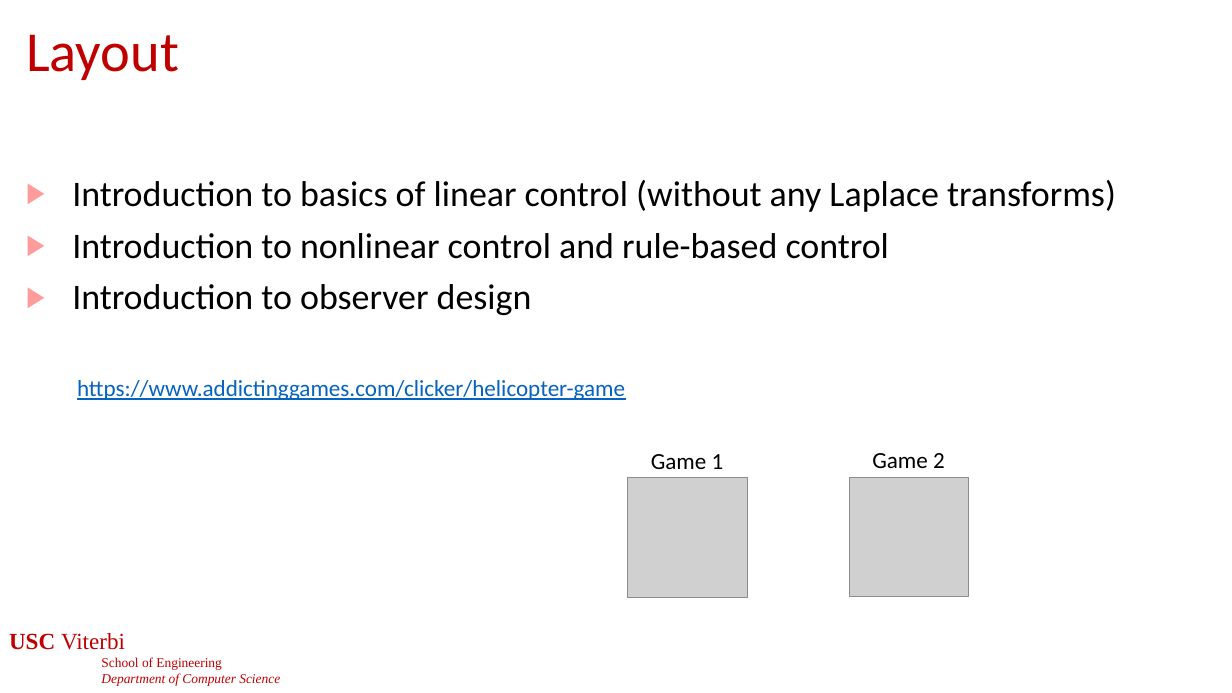
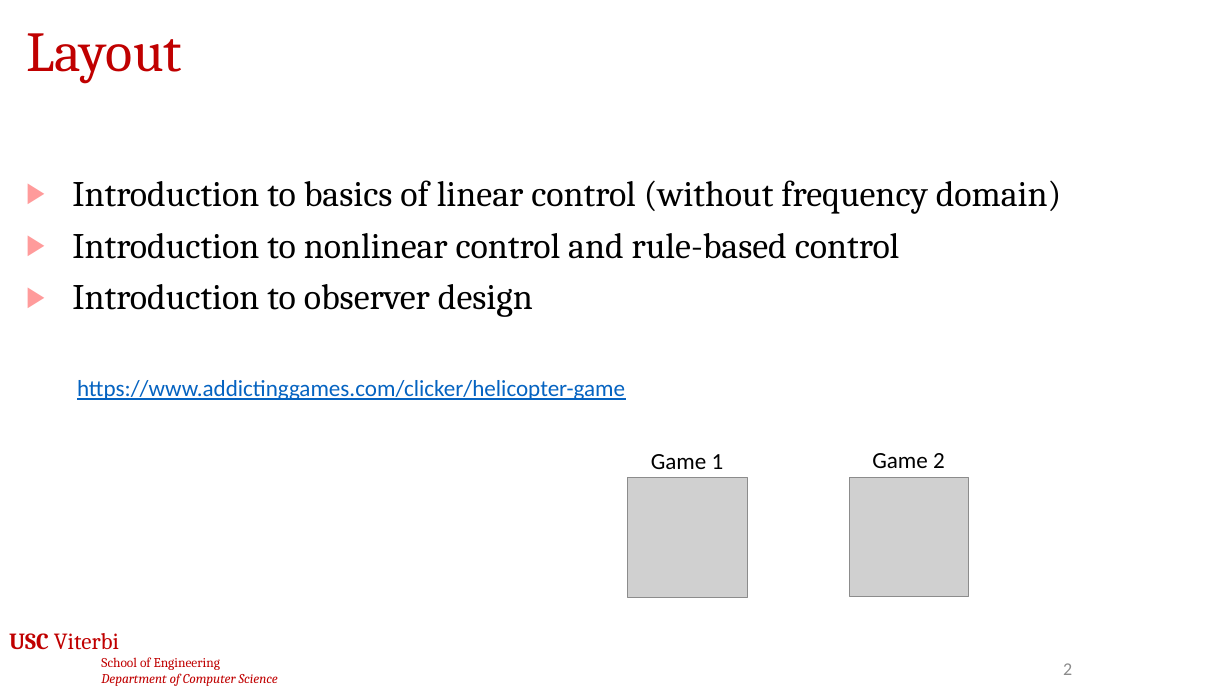
Before and after one commit to jdeshmukh/jdeshmukh.github.io, a slide deck: slide 2 of teaching/cs513-autocps-fall-2026/slides/5-Control.pptx. Drawn at 1232x693 pixels with LibreOffice and Linux fonts; fonts in the diff are those of the drawing; grey boxes stand for pictures; background and template pictures are left out. Boxes give left, top, right and bottom in pixels: in the first picture for what was removed or moved away, otherwise in the second. Text is boxed around its words. In the diff, an @@ line names an element or a change of style, - is before the commit and + after.

```diff
--- a/teaching/cs513-autocps-fall-2026/slides/5-Control.pptx
+++ b/teaching/cs513-autocps-fall-2026/slides/5-Control.pptx
@@ title "Layout" at [26, 33, 182, 83]: font Calibri to Cambria @@
@@ text at [72, 180, 1062, 214]: text changed; font Calibri to Cambria @@
-▶ Introduction to basics of linear control (without any Laplace transforms)
+▶ Introduction to basics of linear control (without frequency domain)
@@ text at [72, 233, 900, 317]: font Calibri to Cambria in "Introduction to nonlinear control and rule-based control", "Introduction to observer design" @@
@@ text "USC Viterbi" at [9, 633, 278, 686]: font Times New Roman to Cambria @@
@@ page number added at [1063, 663, 1072, 675], 14 pt, text #8C8C8C @@
+2
```
Also in this commit, not shown: 72 other slides changed, 1 other file.
